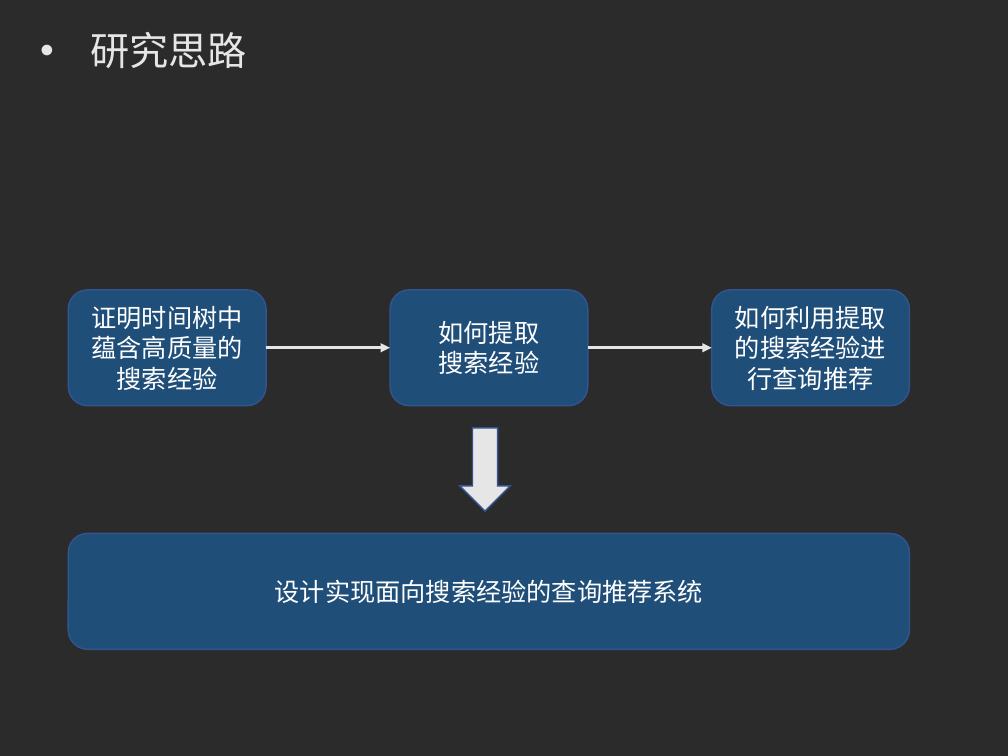
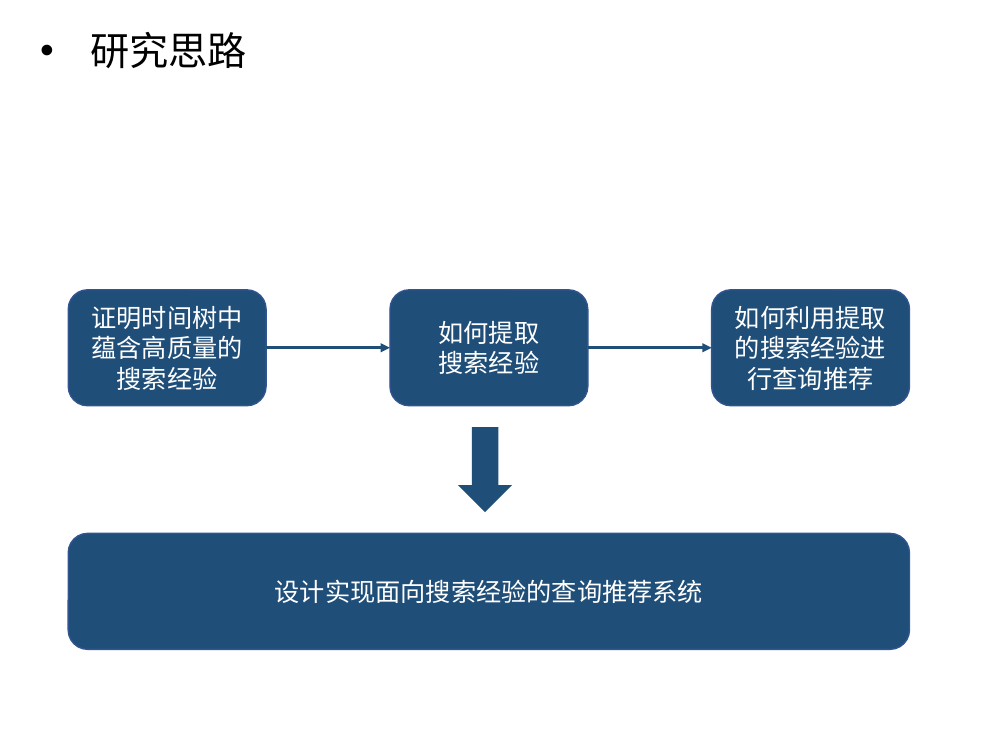
Before and after one commit to luxurymask/recommendation, a slide deck: slide 9 of phase5/答辩ppt.pptx. Drawn at 1008x756 pixels with LibreOffice and Linux fonts; fonts in the diff are those of the drawing; background and template pictures are left out; a plain dark background stands for a picture behind light text. Boxes give left, top, right and bottom in pixels: in the first picture for what was removed or moved away, otherwise in the second. Text is boxed around its words. In the diff, an @@ line names an element or a change of style, - is before the commit and + after.

```diff
--- a/phase5/答辩ppt.pptx
+++ b/phase5/答辩ppt.pptx
@@ background picture (left out) to #FFFFFF @@
@@ text "研究思路" at (91, 32, 248, 68): text colour #E7E6E6 to #000000 @@
@@ arrow (266, 348) - (390, 348): stroke #E7E6E6 2.25 pt to #1F4E79 2.25 pt @@
@@ arrow (588, 348) - (712, 348): stroke #E7E6E6 2.25 pt to #1F4E79 2.25 pt @@
@@ down arrow at (460, 428, 510, 511): fill #E7E6E6 to #1F4E79; outline #325491 1 pt to #1F4E79 1 pt @@
```
Also in this commit, not shown: 14 other slides changed, 7 slides added.
